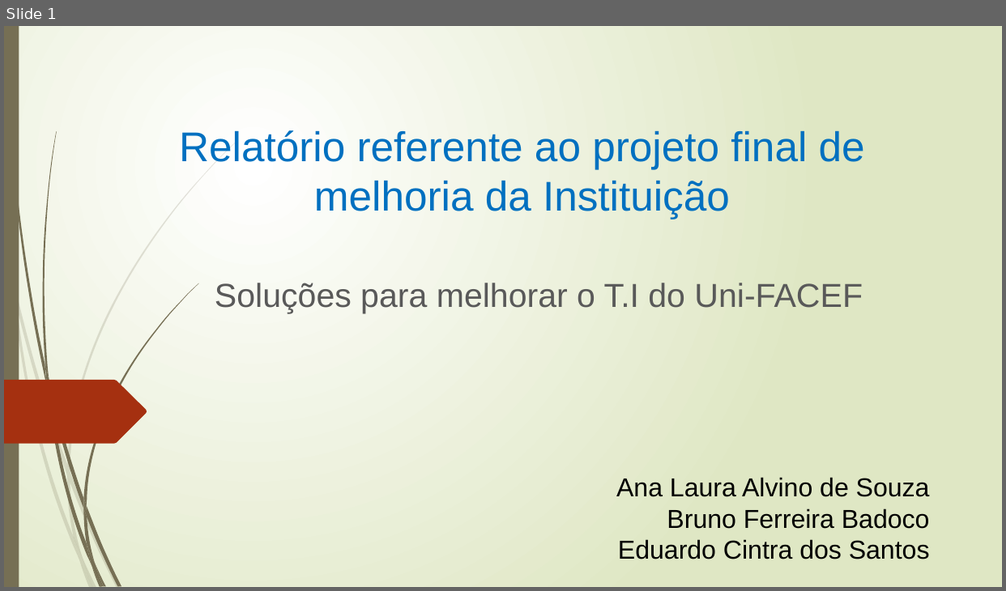
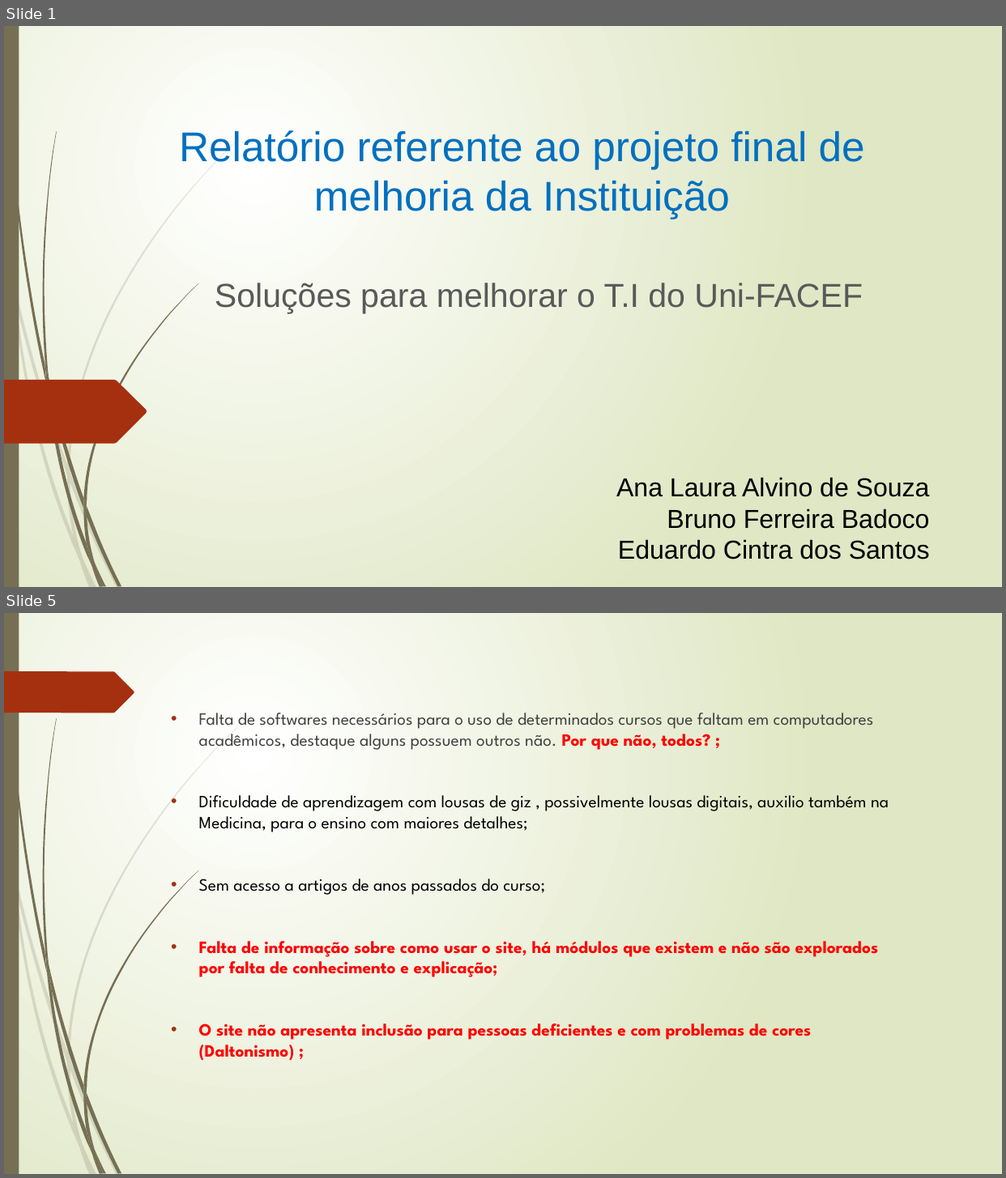
Before and after one commit to AnaLauraA/trab, a slide deck: relatorio.pptx. Shown one above the other, each under a label of ours: slide 1 before the commit, slides 1 and 5 after it; the slides between them are not shown. The pictures are 1006x591 and 1006x1178 pixels, drawn with LibreOffice and Linux fonts; fonts in the diff are those of the drawing. Boxes give left, top, right and bottom in pixels: in the first picture for what was removed or moved away, otherwise in the second. Text is boxed around its words. In the diff, an @@ line names an element or a change of style, - is before the commit and + after.

```diff
--- a/relatorio.pptx
+++ b/relatorio.pptx
@@ slide 5 added at (4,613,1002,1174), background gradient #FFFFFF to #DFE8C4; not listed: 23 template elements that a slide beside it also shows @@
@@ freeform shape added at (4,671,134,713), fill #A53010 @@
@@ text added at (199,713,889,1061), 16.6 pt, text #FF0000 @@
+• Falta de softwares necessários para o uso de determinados cursos que faltam em computadores acadêmicos, destaque alguns possuem outros não. Por que não, todos? ;
+• Dificuldade de aprendizagem com lousas de giz , possivelmente lousas digitais, auxilio também na Medicina, para o ensino com maiores detalhes;
+• Sem acesso a artigos de anos passados do curso;
+• Falta de informação sobre como usar o site, há módulos que existem e não são explorados por falta de conhecimento e explicação;
+• O site não apresenta inclusão para pessoas deficientes e com problemas de cores (Daltonismo) ;
```
Also in this commit, not shown: 7 slides changed, 2 other slides added, 1 slide removed, 1 other file.
